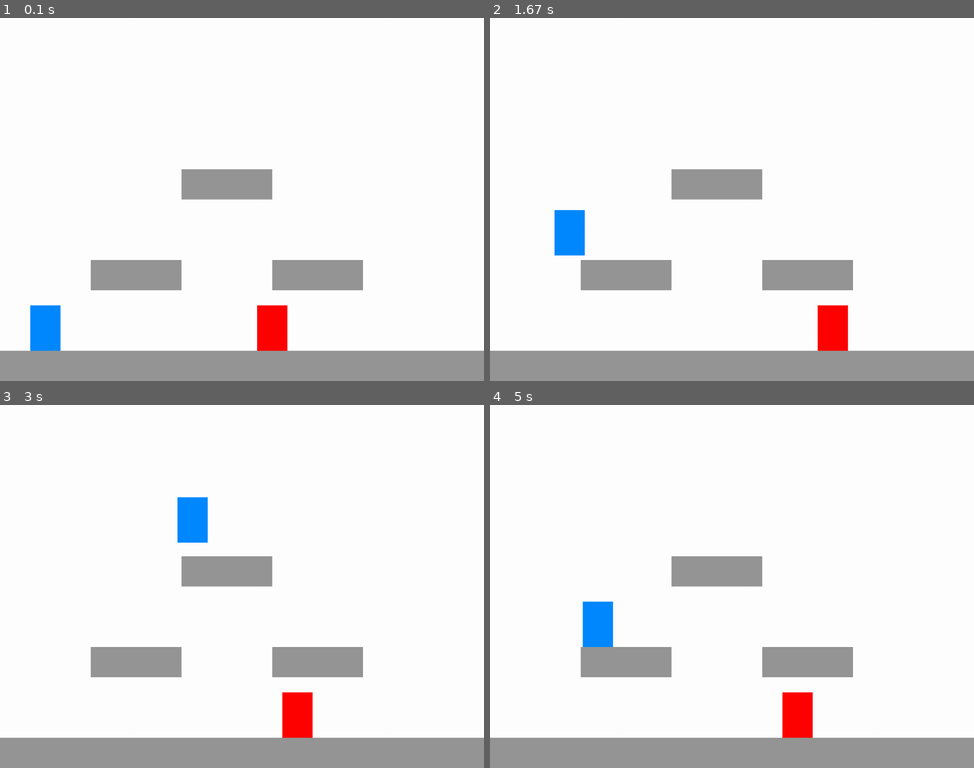
Above: before the commit, frames 1-4 (two rows, left to right).
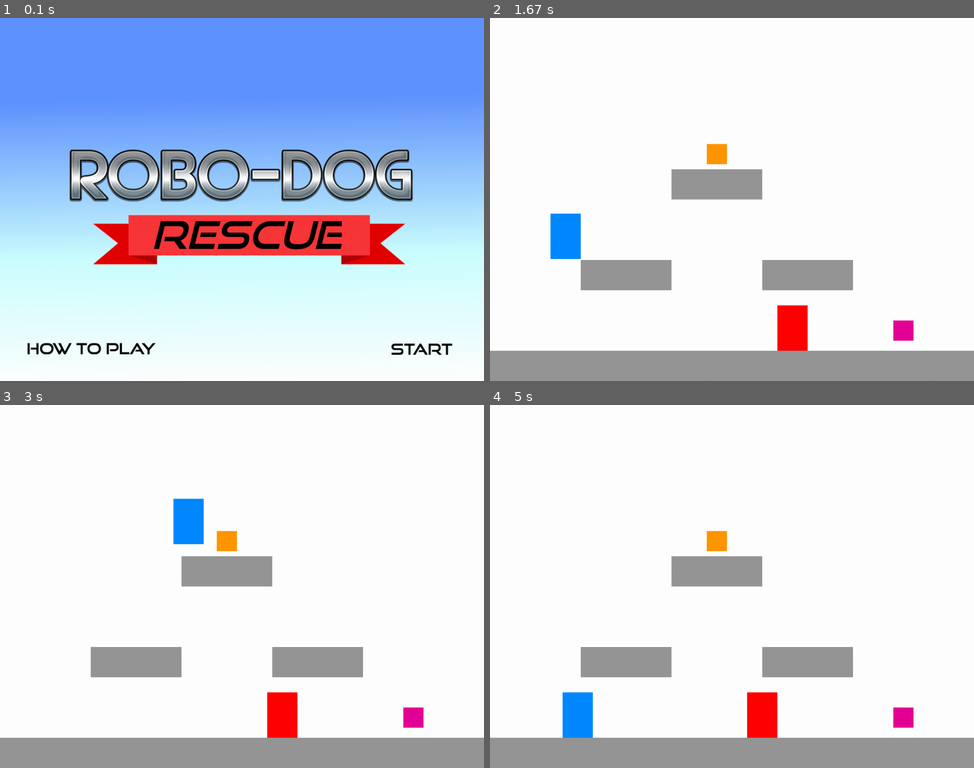
Above: after the commit, the same moments.

Repository: samMunoz414/Robo-Dog-Rescue
Game: pygame game, started from Robo-Dog-Rescue.py
The game is run twice, just before and just after one commit, with the same random seed, the same clock (stepped at 60 frames per second) and the same inputs.
Inputs (mouse positions are in pixels of both pictures, inside the frame that each line leads up to):
- Up to frame 1 (0.1 s): no input
- Up to frame 2 (1.67 s): press the mouse at (581, 348) at 0.37 s; move the mouse to (596, 275) at 0.47 s; release the mouse at (615, 203) at 0.6 s; click (581, 348) at 0.72 s; hold W 1.17-1.63 s; hold Right 1.17-1.63 s; move the mouse to (780, 224) at 1.2 s
- Up to frame 3 (3 s): hold Right 1.67-2.13 s; hold W 2.17-2.47 s; hold Right 2.5-2.97 s
- Up to frame 4 (5 s): hold A 3-3.53 s; hold Down 3.57-3.87 s; hold A 3.9-4.3 s; hold D from 4.73 s (still down)

The runs differ from the first frame. In frame 1, 93% of the frame differs, in the area x 0-100%, y 0-100%; in frame 2, 2.4%; in frame 3, 1.6%; in frame 4, 3.7%.

Commit message:
made changes

Diff:
--- a/Blocks.py
+++ b/Blocks.py
@@ -1,4 +1,4 @@
-# Robo-Dog-Rescue
+ # Robo-Dog-Rescue
 # January 14, 2020
 
 # NOTE: Much of the code is copied from the stackoverflow thread located here: https://stackoverflow.com/questions/14354171/add-scrolling-to-a-platformer-in-pygame
@@ -30,7 +30,7 @@
 class LaserGun(Powerup):
     def __init__(self, xpos, ypos):
         super().__init__()
-        self.image = pygame.image.load("block4_40x40.png").convert()
+        self.image = pygame.image.load("orange_block_40x40.png").convert()
         self.image.convert_alpha()
         self.rect = self.image.get_rect()
         self.rect.x = xpos
@@ -44,7 +44,7 @@
 class LightingRod(Powerup):
     def __init__(self, xpos, ypos):
         super().__init__()
-        self.image = pygame.image.load("block4_40x40.png").convert()
+        self.image = pygame.image.load("pink_block_40x40.png").convert()
         self.image.convert_alpha()
         self.rect = self.image.get_rect()
         self.rect.x = xpos
--- /dev/null
+++ b/Buttons.py
@@ -0,0 +1,22 @@
+# Robo-Dog-Rescue
+# January 16, 2020
+
+import os
+import sys
+import pygame
+
+# class that creates buttons
+class Button:
+	# buttons with no images
+	def __init__(self, posx, posy, width, height):
+		self.rect = pygame.Rect((posx, posy), (width, height))
+
+	# # buttons with images
+	# def __init__(self, image, posx, posy):
+	# 	self.image = pygame.image.load(image).convert_alpha()
+	# 	self.rect = self.image.get_rect()
+	# 	self.rect.move_ip((posx, posy))
+
+	# checks if the mouses position interlaps with button's position
+	def isClicked(self, mousePosition):
+		return self.rect.collidepoint(mousePosition)
--- a/Characters.py
+++ b/Characters.py
@@ -24,6 +24,14 @@
 		self.image = pygame.image.load("tall_blue.png").convert_alpha()
 		# stores player's rect object
 		self.rect = pygame.Rect(xpos, ypos, 60, 90)
+		# stores the number of gears the player has
+		self.gearCount = 0
+		# string holding what powerup the character is holding on to. choices: 'none', 'lighting rod', 'laser gun', 'cosmo'
+		self.heldPowerup = "none"
+		# boolean storing if the powerup state of the player changed
+		self.powerupChange = False
+		# stores the life state of the player
+		self.isAlive = True
 
 	# Handles any updates based on keyboard inputs and
 	# up -> boolean storing if the player moves up
@@ -31,7 +39,7 @@
 	# left -> boolean storing if the player moves up
 	# right -> boolean storing if the player moves up
 	# platforms -> list storing all the platforms
-	def update(self, up, down, left, right, level, platforms, enemies):
+	def update(self, up, down, left, right, collect_powerup, level, platforms):
 		if up:
 			# only jumps if the player is on the ground
 			if self.isOnGround:
@@ -55,37 +63,75 @@
 		# increments in the x direction
 		self.rect.left += self.movex
 		# handles collisions in the x direction
-		self.collide(self.movex, 0, platforms)
+		self.collide(self.movex, 0, collect_powerup, platforms)
 		# increments in the y direction
 		self.rect.top += self.movey
 		# assuming player is in the air
 		self.isOnGround = False
 		# handles collisions in the y direction
-		self.collide(0, self.movey, platforms)
+		self.collide(0, self.movey, collect_powerup, platforms)
+		# changes the player's image
+		self.updatePlayerImage()
 
 		# Scrolling screen: move everything a screen width to left or right
-		if self.rect.x <= 10 and level.getScreenCount() > 1:
+		if self.rect.x <= 10 and level.screenCount > 1:
 			level.decrementScreenCount()
 			self.rect.x = 870
 			for p in platforms:
 				p.rect.x = p.rect.x + 960
-			for e in enemies:
-				e.rect.x = e.rect.x + 960
-			print("screen count: " + str(level.getScreenCount()))
-		if self.rect.x >= 900 and level.getScreenCount() < level.getTotalScreenCount():
+			print("screen count: " + str(level.screenCount))
+		if self.rect.x >= 900 and level.screenCount < level.totalScreenCount:
 			level.incrementScreenCount()
 			self.rect.x = 30
 			for p in platforms:
 				p.rect.x = p.rect.x - 960
-			for e in enemies:
-				e.rect.x = e.rect.x - 960
-			print("screen count: " + str(level.getScreenCount()))
+			print("screen count: " + str(level.screenCount))
 
-	def collide(self, dx, dy, platforms):
+	def updatePlayerImage(self):
+		if self.powerupChange:
+			if self.heldPowerup == "none":
+				self.image = pygame.image.load("tall_blue.png").convert_alpha()
+			if self.heldPowerup == "lighting rod":
+				self.image = pygame.image.load("Player/PlayerLightingRod.png").convert_alpha()
+			if self.heldPowerup == "laser gun":
+				self.image = pygame.image.load("Player/PlayerLaserGun.png").convert_alpha()
+			self.powerupChange = False
+
+	def powerupChange(self):
+		pass
+
+
+	def incrementGear(self):
+		if self.gearCount < 100:
+			self.gearCount += 1
+			print("Gear Count: " + str(self.gearCount))
+
+	def collide(self, dx, dy, collect_powerup, platforms):
 		for block in platforms:
 			if pygame.sprite.collide_rect(self, block):
-				if isinstance(block, Powerup):
+				if isinstance(block, LightingRod):
+					if collect_powerup:
+						self.heldPowerup = "lighting rod"
+						self.powerupChange = True
+						platforms.remove(block)
 					return
+
+				if isinstance(block, LaserGun):
+					if collect_powerup:
+						self.heldPowerup = "laser gun"
+						self.powerupChange = True
+						platforms.remove(block)
+					return
+
+				if isinstance(block, Gear):
+					self.incrementGear()
+					platforms.remove(block)
+					return
+
+				if isinstance(block, Enemy):
+					self.isAlive = False
+					return
+
 				# ------------ Hitting Walls ---------------------
 				# collision occured when players was moving right
 				if dx > 0:
--- a/Levels.py
+++ b/Levels.py
@@ -12,20 +12,13 @@
 class Level():
     # sets basic variables
     def  __init__(self):
-        self.lvl = 1
+        # self.lvl = 1
         self.screenCount = 1
         self.totalScreenCount = 2
 
-    # returns the current level
-    def getLvl(self):
-        return self.lvl
-
-    # allows the level to be reset
-    def setLvl(self, lvl):
-        self.lvl = lvl
-
-    def getScreenCount(self):
-        return self.screenCount
+    # # allows the level to be reset
+    # def setLvl(self, lvl):
+    #     self.lvl = lvl
 
     # increases the screen count value by one
     def incrementScreenCount(self):
@@ -35,33 +28,44 @@
     def decrementScreenCount(self):
         self.screenCount -= 1
 
-    def getTotalScreenCount(self):
-        return self.totalScreenCount
-
     # Create enemies for a level
-    def enemy(lvl, enemyx, enemyy):
-        if lvl == 1:
+    def enemy(lvl):
+        if lvl == 0:
             print("Level " + str(lvl))
-            enemy = Enemy('tall_red.png', enemyx, enemyy)
             enemy_list = pygame.sprite.Group() # Create enemy group
+            enemy = Enemy('tall_red.png', 500, 570)
+            enemy_list.add(enemy)
+            enemy = Enemy('tall_red.png', 1400, 390)
             enemy_list.add(enemy)
 
-        if lvl == 2:
+        if lvl == 1:
             print("Level " + str(lvl))
 
         return enemy_list
 
+    def powerups(lvl):
+        powerups_list = pygame.sprite.Group()
+        if lvl == 0:
+            print("Level 0")
+            for i in range(3):
+                gear = Gear(((i+22)*60)+10, 70)
+                powerups_list.add(gear)
+            lightingrod = LightingRod(800, 600)
+            powerups_list.add(lightingrod)
+            lasergun = LaserGun(430, 250)
+            powerups_list.add(lasergun)
+            return powerups_list
+
     # Make a ground for the program
     def floor(lvl):
         floor_list = pygame.sprite.Group()
-        i = 0
-        if lvl == 1:
+        if lvl == 0:
             print ("Level " + str(lvl))
             for i in range(32):
                 block = Platform("block1_60x60.png", i*60, 660)
                 floor_list.add(block)
 
-        if lvl == 2:
+        if lvl == 1:
             print ("Level " + str(lvl))
 
         return floor_list
@@ -69,7 +73,7 @@
     # Make a platform for the game
     def platform(lvl):
         platform_list = pygame.sprite.Group()
-        if lvl == 1:
+        if lvl == 0:
             print ("Level " + str(lvl))
             for i in range(3):
                 block = Platform("block1_60x60.png", (i+3)*60, 480)
@@ -98,11 +102,8 @@
             for i in range(12):
                 block = Platform("block1_60x60.png", 1920, i*60)
                 platform_list.add(block)
-            for i in range(3):
-                gear = Gear(((i+22)*60)+10, 70)
-                platform_list.add(gear)
 
-        if lvl == 2:
+        if lvl == 1:
             print ("Level " + str(lvl))
 
         return platform_list
--- a/Robo-Dog-Rescue.py
+++ b/Robo-Dog-Rescue.py
@@ -8,9 +8,13 @@
 from Levels import *
 from Characters import *
 from Blocks import *
+from Buttons import *
 
 # Initialize pygame
 pygame.init()
+
+# Initalize the mixer
+pygame.mixer.init()
 
 # Initialize fonts
 try:
@@ -19,78 +23,141 @@
 	print ("Fonts Unavailable")
 	sys.exit()
 
+# Game loop for start screen
+def start():
+    print('On start screen')
+    background = pygame.image.load('startscreen.png').convert_alpha()
+    backgroundbox = background.get_rect()
+
+    # Buttons on the start screen
+    buttons = []
+    howtoplaybutton = Button(50, 640, 260, 30)
+    buttons.append(howtoplaybutton)
+
+    pygame.mixer.music.load("maintitletheme.wav")
+    pygame.mixer.music.play()
+    while 1:
+        for event in pygame.event.get():
+            if event.type == pygame.QUIT:
+                sys.exit()
+            if event.type == pygame.MOUSEBUTTONUP:
+                mousePosition = pygame.mouse.get_pos()
+                for button in buttons:
+                    if button.isClicked(mousePosition):
+                        pygame.mixer.music.stop()
+                        # selectsound = pygame.mixer.Sound('optionselect2.wav')
+                        # selectsound.play()
+                        state = 'TUTORIAL'
+                        return state
+        screen.blit(background, backgroundbox)
+        clock.tick(30)
+        pygame.display.flip()
+
+# Game loop for tutorial
+def tutorial():
+    print('In level one function')
+    background = pygame.image.load("background.png").convert_alpha()
+    backgroundbox = background.get_rect()
+
+    # Music for tutorial level
+    pygame.mixer.music.load('song1.mp3')
+    pygame.mixer.music.play(-1)
+
+    # create a level object
+    level = Level()
+
+    # Make a list of enemies
+    platform_list = Level.platform(0)
+    platform_list.add(Level.floor(0))
+    platform_list.add(Level.powerups(0))
+    enemy_list = Level.enemy(0)
+    platform_list.add(enemy_list)
+
+    # Spawn person and add input booleans
+    grace = Person('tall_blue.png', 60, 570)
+    person_list = pygame.sprite.Group()
+    person_list.add(grace)
+
+    # booleans for input
+    up = down = left = right = collect_powerup = False
+
+    while 1:
+
+        for event in pygame.event.get():
+            if event.type == pygame.KEYDOWN:
+                if event.key == pygame.K_LEFT or event.key == ord('a'):
+                    print('left')
+                    left = True
+                if event.key == pygame.K_RIGHT or event.key == ord('d'):
+                    print('right')
+                    right = True
+                if event.key == pygame.K_UP or event.key == ord('w'):
+                    print('up')
+                    up = True
+                if event.key == pygame.K_DOWN or event.key == ord('s'):
+                	print("collect powerup")
+                	collect_powerup = True
+
+            if event.type == pygame.KEYUP:
+                if event.key == pygame.K_LEFT or event.key == ord('a'):
+                    print('left stop')
+                    left = False
+                if event.key == pygame.K_RIGHT or event.key == ord('d'):
+                    print('right stop')
+                    right = False
+                if event.key == pygame.K_UP or event.key == ord('w'):
+                    print('up stop')
+                    up = False
+                if event.key == pygame.K_DOWN or event.key == ord('s'):
+                	print('stop collecting powerups')
+                	collect_powerup = False
+                if event.key == ord('q'):
+                    print("Exiting Robo-Dog Rescue")
+                    pygame.quit()
+                    sys.exit()
+
+            if event.type == pygame.QUIT:
+                sys.exit()
+
+        screen.blit(background, backgroundbox)
+        grace.update(up, down, left, right, collect_powerup, level, platform_list)
+        person_list.draw(screen)
+        platform_list.draw(screen)
+        # powerups_list.draw(screen)
+        for enemy in enemy_list:
+            enemy.move()
+        clock.tick(30)
+        pygame.display.flip()
+
 #################### Create Content #######################
+
+# Fields needed for running program
+running = True
+state = 'START'
 
 # Create a screen (width, height)
 screenx = 960
 screeny = 720
-# ty = 100
 screen = pygame.display.set_mode((screenx, screeny))
-background = pygame.image.load("background.png").convert_alpha()
-backgroundbox = background.get_rect()
 pygame.display.set_caption('Robo-Dog Rescue')
-
-# create a level object
-level = Level()
-
-# Make a list of enemies
-enemy_list = Level.enemy(1, 500, 570)
-platform_list = Level.platform(1)
-platform_list.add(Level.floor(1))
-
-# Spawn person and add input booleans
-grace = Person('tall_blue.png', 60, 570)
-person_list = pygame.sprite.Group()
-person_list.add(grace)
-steps = 10
-# booleans for input
-up = down = left = right = False
 
 # Clock
 clock = pygame.time.Clock()
 
-
-####################### Main Event Loop #########################
-# go into a holding pattern until someone clicks a mouse or hits a key
-
-while 1:
-
-    for event in pygame.event.get():
-        if event.type == pygame.KEYDOWN:
-            if event.key == pygame.K_LEFT or event.key == ord('a'):
-                print('left')
-                left = True
-            if event.key == pygame.K_RIGHT or event.key == ord('d'):
-                print('right')
-                right = True
-            if event.key == pygame.K_UP or event.key == ord('w'):
-                print('up')
-                up = True
-
-        if event.type == pygame.KEYUP:
-            if event.key == pygame.K_LEFT or event.key == ord('a'):
-                print('left stop')
-                left = False
-            if event.key == pygame.K_RIGHT or event.key == ord('d'):
-                print('right stop')
-                right = False
-            if event.key == pygame.K_UP or event.key == ord('w'):
-                print('up stop')
-                up = False
-            if event.key == ord('q'):
-                print("Exiting Robo-Dog Rescue")
-                pygame.quit()
-                sys.exit()
-
-        if event.type == pygame.QUIT:
-            sys.exit()
-
-    screen.blit(background, backgroundbox)
-    grace.update(up, down, left, right, level, platform_list, enemy_list)
-    person_list.draw(screen)
-    enemy_list.draw(screen)
-    platform_list.draw(screen)
-    for enemy in enemy_list:
-        enemy.move()
-    clock.tick(30)
-    pygame.display.flip()
+while running:
+    print(state)
+    if state == 'LEVELONE':
+        pass
+    if state == 'START':
+        print('In the start state')
+        state = start()
+    if state == 'END':
+        pass
+    if state == 'TUTORIAL':
+        tutorial()
+    if state == 'PROLOGUE':
+        pass
+    if state == 'WIN':
+        pass
+    if state == 'LOSE':
+        pass
--- /dev/null
+++ b/create_buttons.py
@@ -0,0 +1,81 @@
+# Author: Samuel Munoz
+# Date: 01-11-2020
+
+import pygame
+from sys import exit
+
+# starting up the pygame module
+pygame.init()
+
+try:
+    pygame.font.init()
+except:
+    print("Fonts unavailable")
+    exit()
+
+# not used, but useful for later use: this method prints every font type that pygame has stored
+def printAllFonts():
+	fonts = pygame.font.get_fonts()
+	for oneFont in fonts:
+		print(oneFont)
+
+screen = pygame.display.set_mode( (600, 600) )
+screen.fill( (255, 255, 255) )
+
+# class that creates buttons
+class Button:
+	# draws circle on screen and stores the rect object of circle
+	def __init__(self, imageName, buttonPosition, dogPosition):
+		self.image = pygame.image.load(imageName).convert_alpha()
+		self.imageRect = self.image.get_rect()
+		self.imageRect.move_ip(buttonPosition)
+		self.dogImage = pygame.image.load("dog.png").convert_alpha()
+		self.dogImageRect = self.image.get_rect()
+		self.dogImageRect.move_ip(dogPosition)
+		self.isDogDrawn = False
+		screen.blit(self.image, self.imageRect)
+
+	# checks if the mouses position interlaps with button's position
+	def isClicked(self, mousePosition):
+		return self.imageRect.collidepoint(mousePosition)
+
+	# runs the event that occurs when the button has been pressed
+	def event(self):
+		# print("starting event")
+		if(not self.isDogDrawn):
+			# print("draw dog")
+			screen.blit(self.dogImage, self.dogImageRect)
+		else:
+			# print("erase dog")
+			screen.fill( (255, 255, 255), pygame.Rect(self.dogImageRect.x, self.dogImageRect.y,294,203))
+		self.isDogDrawn = not self.isDogDrawn
+		# print("end event")
+
+# creating two buttons and storing them in a list
+buttons = []
+coffeeButton = Button( "coffee-cup.gif", (540, 5), (0, 397)) # http://www.afactor.net/adapted/20x20/20cuppa.gif
+buttons.append(coffeeButton)
+pinButton = Button( "pin.gif", (570, 5), (351, 397)) # http://www.afactor.net/adapted/20x20/20pin.gif
+buttons.append(pinButton)
+
+# update the screen to show the drawings
+pygame.display.update()
+
+while True:
+	for event in pygame.event.get():
+		if event.type == pygame.KEYDOWN:
+			if event.key == ord('q'):
+				exit()
+
+		# checks if a button has been clicked
+		if event.type == pygame.MOUSEBUTTONUP:
+			mousePosition = pygame.mouse.get_pos()
+			for button in buttons:
+				if button.isClicked(mousePosition):
+					button.event()
+		# source: https://stackoverflow.com/questions/10990137/pygame-mouse-clicking-detection#10992212
+
+		if event.type == pygame.QUIT:
+			exit()
+
+		pygame.display.update()
--- /dev/null
+++ b/platformer.py
@@ -0,0 +1,183 @@
+import pygame
+from pygame import *
+
+WIN_WIDTH = 800
+WIN_HEIGHT = 640
+HALF_WIDTH = int(WIN_WIDTH / 2)
+HALF_HEIGHT = int(WIN_HEIGHT / 2)
+
+DISPLAY = (WIN_WIDTH, WIN_HEIGHT)
+DEPTH = 32
+FLAGS = 0
+CAMERA_SLACK = 30
+
+def main():
+    global cameraX, cameraY
+    pygame.init()
+    screen = pygame.display.set_mode(DISPLAY, FLAGS, DEPTH)
+    pygame.display.set_caption("Use arrows to move!")
+    timer = pygame.time.Clock()
+
+    up = down = left = right = running = False
+    bg = Surface((32,32))
+    bg.convert()
+    bg.fill(Color("#000000"))
+    entities = pygame.sprite.Group()
+    player = Player(32, 32)
+    platforms = []
+
+    x = y = 0
+    level = [
+        "PPPPPPPPPPPPPPPPPPPPPPPPPPPPPPPPPP",
+        "P                                P",
+        "P                                P",
+        "P                                P",
+        "P                                P",
+        "P                                P",
+        "P                                P",
+        "P                                P",
+        "P       PPPPPPPPPPP              P",
+        "P                                P",
+        "P                                P",
+        "P                                P",
+        "P                                P",
+        "PPPPPPPPPPPPPPPPPPPPPPPPPPPPPPPPPP",]
+    # build the level
+    for row in level:
+        for col in row:
+            if col == "P":
+                p = Platform(x, y)
+                platforms.append(p)
+                entities.add(p)
+            if col == "E":
+                e = ExitBlock(x, y)
+                platforms.append(e)
+                entities.add(e)
+            x += 32
+        y += 32
+        x = 0
+
+    entities.add(player)
+
+    while 1:
+        timer.tick(60)
+
+        for e in pygame.event.get():
+            if e.type == QUIT: raise (SystemExit, "QUIT")
+            if e.type == KEYDOWN and e.key == K_ESCAPE:
+                raise (SystemExit, "ESCAPE")
+            if e.type == KEYDOWN and e.key == K_UP:
+                up = True
+            if e.type == KEYDOWN and e.key == K_DOWN:
+                down = True
+            if e.type == KEYDOWN and e.key == K_LEFT:
+                left = True
+            if e.type == KEYDOWN and e.key == K_RIGHT:
+                right = True
+            if e.type == KEYDOWN and e.key == K_SPACE:
+                running = True
+
+            if e.type == KEYUP and e.key == K_UP:
+                up = False
+            if e.type == KEYUP and e.key == K_DOWN:
+                down = False
+            if e.type == KEYUP and e.key == K_RIGHT:
+                right = False
+            if e.type == KEYUP and e.key == K_LEFT:
+                left = False
+            if e.type == KEYUP and e.key == K_RIGHT:
+                right = False
+
+        # draw background
+        for y in range(32):
+            for x in range(32):
+                screen.blit(bg, (x * 32, y * 32))
+
+        # update player, draw everything else
+        player.update(up, down, left, right, running, platforms)
+        entities.draw(screen)
+
+        pygame.display.update()
+
+class Entity(pygame.sprite.Sprite):
+    def __init__(self):
+        pygame.sprite.Sprite.__init__(self)
+
+class Player(Entity):
+    def __init__(self, x, y):
+        Entity.__init__(self)
+        self.xvel = 0
+        self.yvel = 0
+        self.onGround = False
+        self.image = Surface((32,32))
+        self.image.fill(Color("#0000FF"))
+        self.image.convert()
+        self.rect = Rect(x, y, 32, 32)
+
+    def update(self, up, down, left, right, running, platforms):
+        if up:
+            # only jump if on the ground
+            if self.onGround: self.yvel -= 10
+        if down:
+            pass
+        if running:
+            self.xvel = 12
+        if left:
+            self.xvel = -8
+        if right:
+            self.xvel = 8
+        if not self.onGround:
+            # only accelerate with gravity if in the air
+            self.yvel += 0.3
+            # max falling speed
+            if self.yvel > 100: self.yvel = 100
+        if not(left or right):
+            self.xvel = 0
+        # increment in x direction
+        self.rect.left += self.xvel
+        # do x-axis collisions
+        self.collide(self.xvel, 0, platforms)
+        # increment in y direction
+        self.rect.top += self.yvel
+        # assuming we're in the air
+        self.onGround = False;
+        # do y-axis collisions
+        self.collide(0, self.yvel, platforms)
+
+    def collide(self, xvel, yvel, platforms):
+        for p in platforms:
+            if pygame.sprite.collide_rect(self, p):
+                if isinstance(p, ExitBlock):
+                    pygame.event.post(pygame.event.Event(QUIT))
+                if xvel > 0:
+                    self.rect.right = p.rect.left
+                    print ("collide right")
+                if xvel < 0:
+                    self.rect.left = p.rect.right
+                    print ("collide left")
+                if yvel > 0:
+                    self.rect.bottom = p.rect.top
+                    self.onGround = True
+                    self.yvel = 0
+                if yvel < 0:
+                    self.rect.top = p.rect.bottom
+
+
+class Platform(Entity):
+    def __init__(self, x, y):
+        Entity.__init__(self)
+        self.image = Surface((32, 32))
+        self.image.convert()
+        self.image.fill(Color("#DDDDDD"))
+        self.rect = Rect(x, y, 32, 32)
+
+    def update(self):
+        pass
+
+class ExitBlock(Platform):
+    def __init__(self, x, y):
+        Platform.__init__(self, x, y)
+        self.image.fill(Color("#0033FF"))
+
+if __name__ == "__main__":
+    main()
Binary file added: Player/PlayerLaserGun.png
Binary file added: Player/PlayerLightingRod.png
Binary file added: blue_background1.png
Binary file added: blue_background2.png
Binary file added: blue_background3.png
Binary file added: blue_background4.png
Binary file added: blue_background5.png
Binary file added: green_background.png
Binary file added: green_button.png
Binary file added: orange_block_40x40.png
Binary file added: pink_block_40x40.png
Binary file added: red_background.png
(and 6 more such lines)
